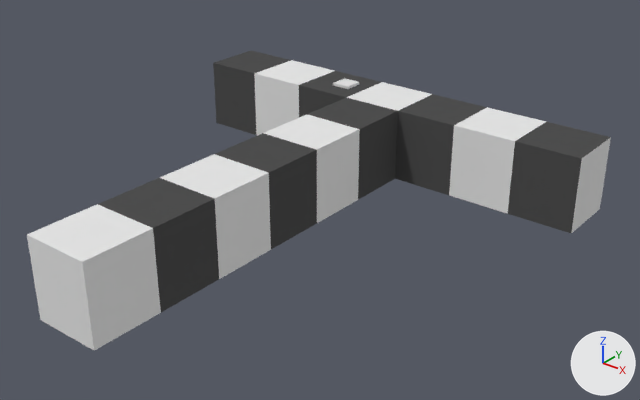
What one commit did to the Blender file sceness/castelo blend.blend.
The view is the same before and after, from a 50 mm lens placed at (15.31, -16.74, 11.79), pointed at (1.26, 0.82, 0.9). Every picture has the same lights, and +X, +Y and +Z are marked at lower right.
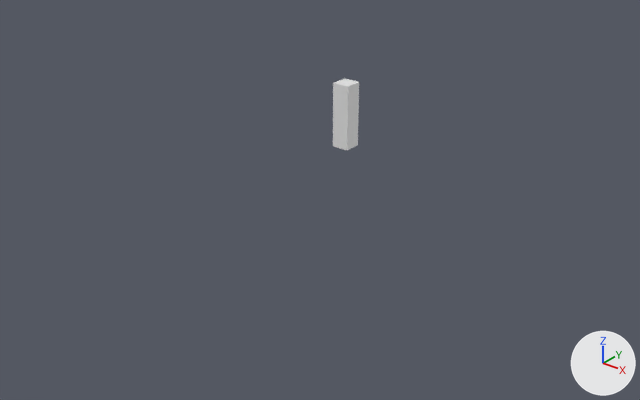
What differs and where, as boxes [x1, y1, x2, y2] in the pictures (640 x 400 px):
'Cube', deleted
    before: [27, 51, 611, 351]
    faces in mat_wall01 (white #e7e7e7): [27, 60, 611, 351]
    faces in mat_wall02 (dark grey #505050): [98, 51, 610, 312]
'Cube.001', unchanged, uncovered by the edit
    before: [333, 78, 359, 89]
    after: [333, 78, 359, 150]

Edits to the bpy script that builds the scene:
```text
Remove ob_cube:
    ob_cube = bpy.data.objects.new('Cube', me_cube_001)
    ob_cube.location = (0.0, 0.0, 1.0)
```
